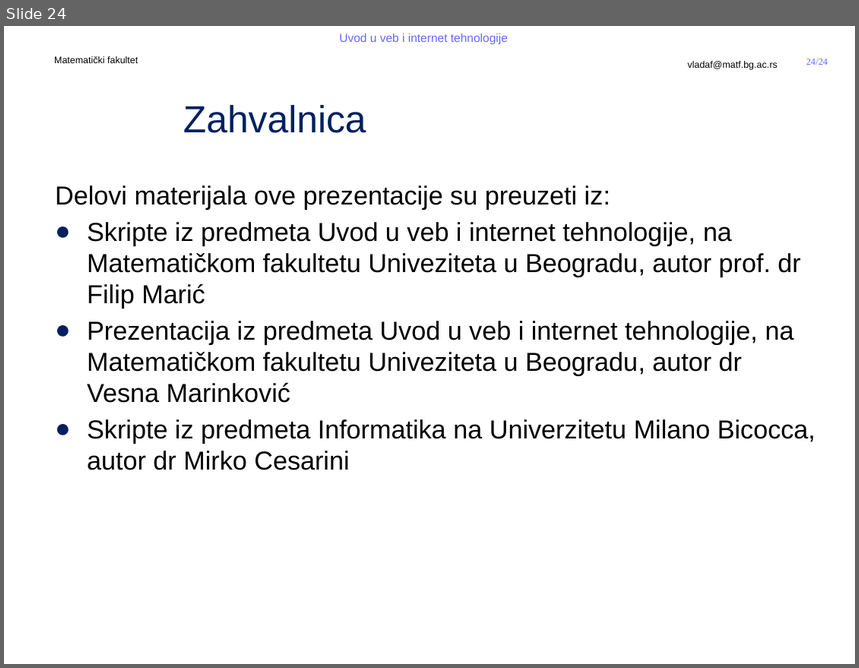
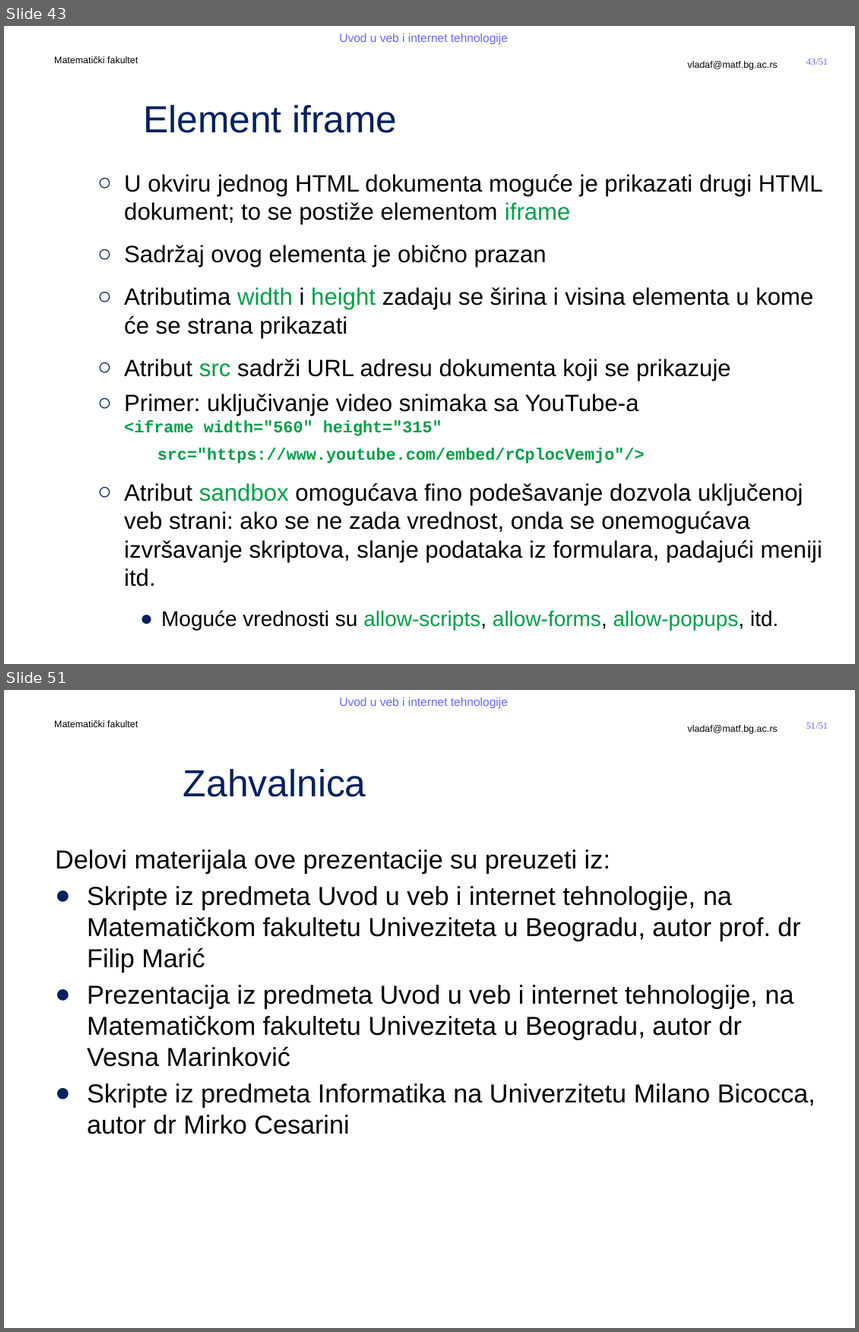
Before and after one commit to MatfUVIT/info, a slide deck: predavanja/prezentacije/UVIT03-01-HTML 5.pptx. Shown one above the other, each under a label of ours: slide 24 before the commit, slides 43 and 51 after it; the slides between them are not shown. The pictures are 859x668 and 859x1332 pixels, drawn with LibreOffice and Linux fonts; fonts in the diff are those of the drawing; background and template pictures are left out. Boxes give left, top, right and bottom in pixels: in the first picture for what was removed or moved away, otherwise in the second. Text is boxed around its words. In the diff, an @@ line names an element or a change of style, - is before the commit and + after.

```diff
--- a/predavanja/prezentacije/UVIT03-01-HTML 5.pptx
+++ b/predavanja/prezentacije/UVIT03-01-HTML 5.pptx
@@ slide 43 added at (4,26,855,664), background #FFFFFF; not listed: 5 template elements that a slide beside it also shows @@
@@ title added at (143,105,397,133), 32 pt, text #002060 @@
+Element iframe
@@ text added at (124,174,823,630), 20 pt, text #000000 @@
+  ○ U okviru jednog HTML dokumenta moguće je prikazati drugi HTML dokument; to se postiže elementom iframe
+  ○ Sadržaj ovog elementa je obično prazan
+  ○ Atributima width i height zadaju se širina i visina elementa u kome će se strana prikazati
+  ○ Atribut src sadrži URL adresu dokumenta koji se prikazuje
+  ○ Primer: uključivanje video snimaka sa YouTube-a
+    <iframe width="560" height="315"
+  src="https://www.youtube.com/embed/rCplocVemjo"/>
+  ○ Atribut sandbox omogućava fino podešavanje dozvola uključenoj veb strani: ako se ne zada vrednost, onda se onemogućava izvršavanje skriptova, slanje podataka iz formulara, padajući meniji itd.
+    ● Moguće vrednosti su allow-scripts, allow-forms, allow-popups, itd.
@@ what was slide 24 is now slide 51 @@
@@ page number at (807,723,828,729): text changed @@
-24/24
+51/51
```
Also in this commit, not shown: 1 slide changed, 27 other slides added, 1 slide removed, 3 other files.
